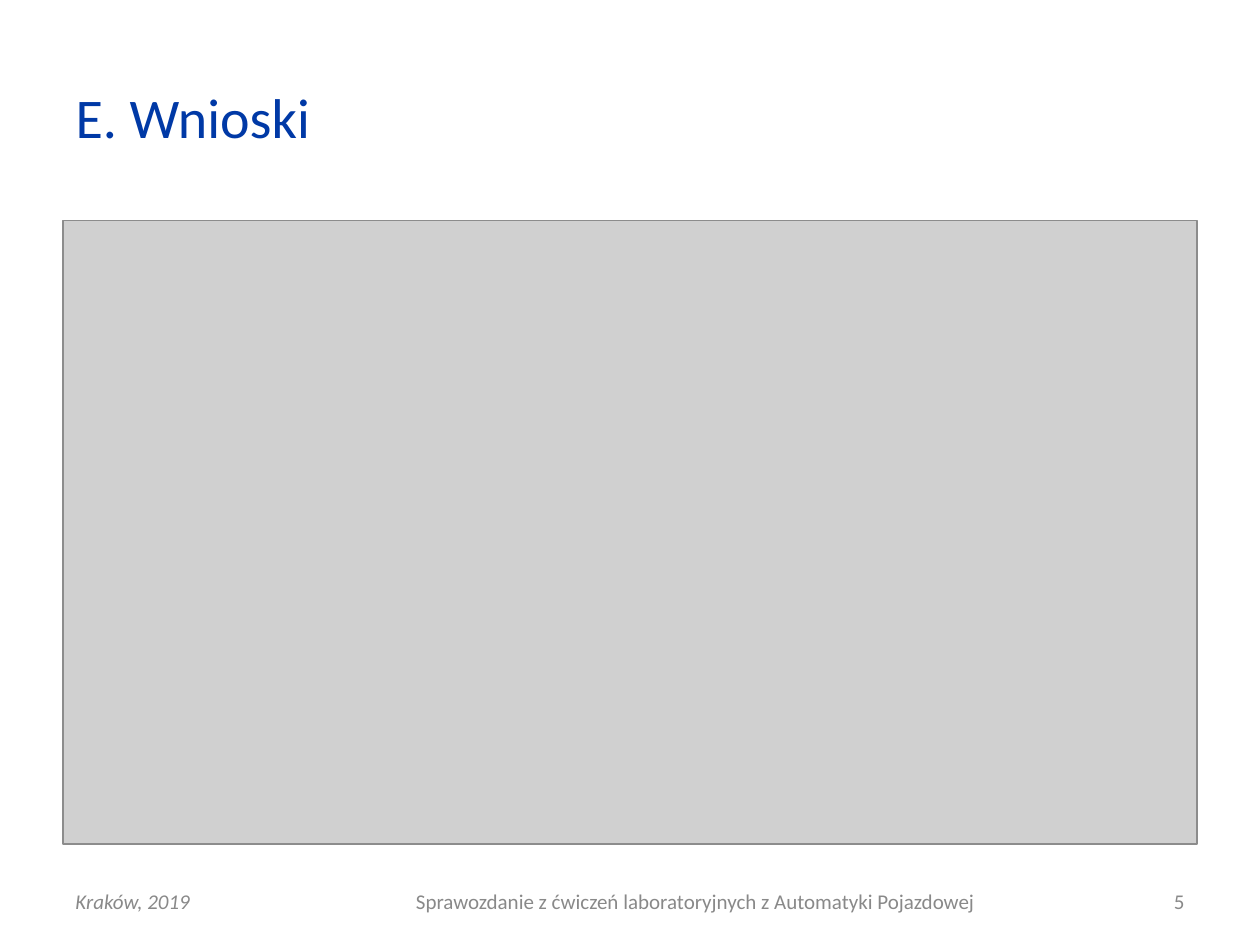
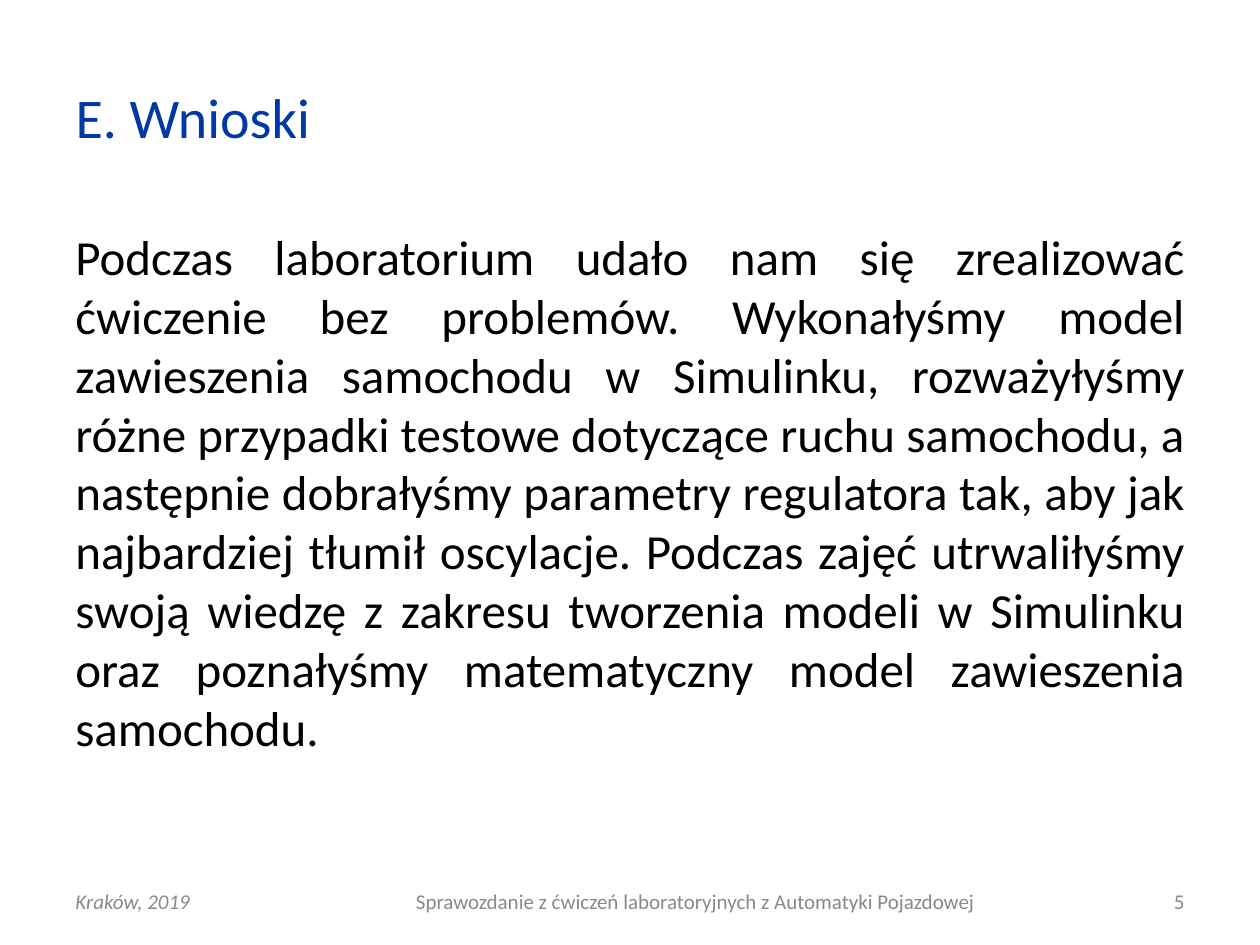
Before and after one commit to elfsonix/Automatyka-Pojazdowa, a slide deck: slide 5 of Lab9/AP_L09_20190410_0930_G03.ppt. Drawn at 1260x945 pixels with LibreOffice and Linux fonts; fonts in the diff are those of the drawing; grey boxes stand for pictures. Boxes give left, top, right and bottom in pixels: in the first picture for what was removed or moved away, otherwise in the second. Text is boxed around its words. In the diff, an @@ line names an element or a change of style, - is before the commit and + after.

Commit message:
wnioski

```diff
--- a/Lab9/AP_L09_20190410_0930_G03.ppt
+++ b/Lab9/AP_L09_20190410_0930_G03.ppt
@@ picture removed at (63, 220, 1197, 844) @@
@@ text added at (75, 241, 1185, 747), 28 pt, text #000000 @@
+Podczas laboratorium udało nam się zrealizować ćwiczenie bez problemów. Wykonałyśmy model zawieszenia samochodu w Simulinku, rozważyłyśmy różne przypadki testowe dotyczące ruchu samochodu, a następnie dobrałyśmy parametry regulatora tak, aby jak najbardziej tłumił oscylacje. Podczas zajęć utrwaliłyśmy swoją wiedzę z zakresu tworzenia modeli w Simulinku oraz poznałyśmy matematyczny model zawieszenia samochodu.
```
